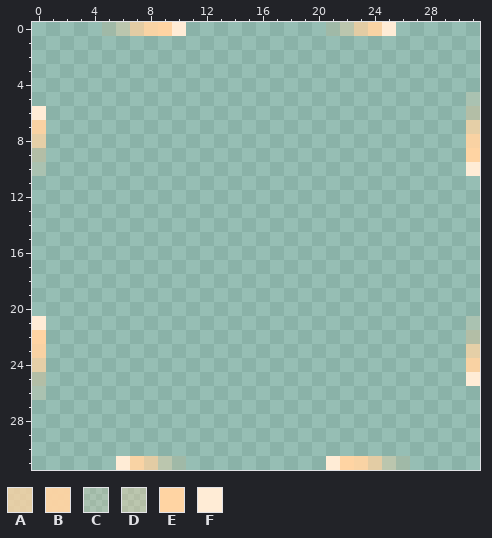
Pixel-art sprite: InParallel Art Assets/ComponentHover6.png. Above is the file before it was changed.
The file is 32x32 pixels. Colours within 5 levels of each other are drawn and written as one.
Palette (. is transparent): A #ffd4a3c1  B #ffd4a3f1  C #ffd4a331  D #ffd4a359  E #ffd4a3  F #ffecd6
The same view after the edit:
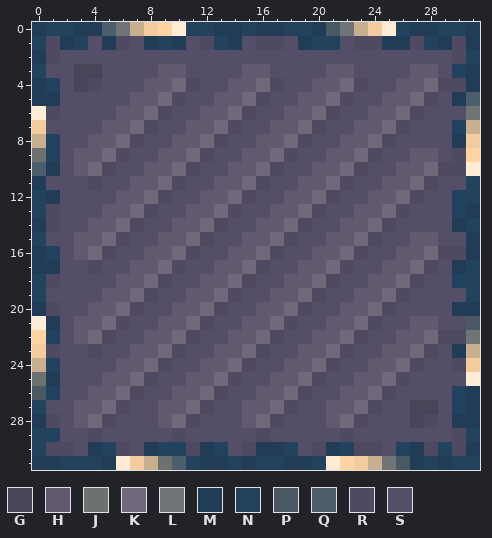
Colours new in this view: G #484459  H #605970  J #6d7170  K #71687b  L #6f7476  M #203c56  N #23425e  P #4a5964  Q #4d5e6b  R #4f4a62  S #544e68
The author wrote: Add files via upload Hover Sprites with Compinent tiles added in the backgrund.
Diff:
colour A: #ffd4a3c1 -> #c8af90
colour B: #ffd4a3f1 -> #f2cb9f
y 0: x 0..6 .....CD -> MNNMMQL; x 11..22 ..........CD -> NNMMNMMNNMPL; x 26..31 ...... -> NMMNNM
y 1: x 0..31 ................................ -> NRMNSMRSMNMSRNMSRRSMNNSRRMMRNMRM
y 2: x 0..31 ................................ -> MRSSSSSSSSSSSSSSSSSSSSSSSSSSSSRN
y 3: x 0..31 ................................ -> NSSGGSSSSHHSSSSHHSSSSHHSSSSHHSNM
y 4: x 0..31 ................................ -> MNSGRSSSHHKRSSHHKRSSHHKRSSHHKRRM
y 5: x 0..31 ...............................C -> MMSSSSSHHKRSSHHKRSSHHKRSSHHKRSMQ
y 6: x 1..31 ..............................D -> RSSSSHHKRSSHHKRSSHHKRSSHHKRSSSL
y 7: x 1..30 .............................. -> SSSSHHKRSSHHKRSSHHKRSSHHKRSSSN
y 8: x 1..30 .............................. -> NSSHHKRSSHHKRSSHHKRSSHHKRSSSSM
y 9: x 0..30 D.............................. -> JNSHHKRSSHHKRSSHHKRSSHHKRSSHHSR
y 10: x 0..30 C.............................. -> QMSHKRSSHHKRSSHHKRSSHHKRSSHHKRR
y 11: x 0..31 ................................ -> MSSSRSSHHKRSSHHKRSSHHKRSSHHKRSSN
y 12: x 0..31 ................................ -> NMSSSSHHKRSSHHKRSSHHKRSSHHKRSSNN
y 13: x 0..31 ................................ -> NRSSSHHKRSSHHKRSSHHKRSSHHKRSSSNM
y 14: x 0..31 ................................ -> MRSSHHKRSSHHKRSSHHKRSSHHKRSSSSMN
y 15: x 0..31 ................................ -> NSSHHKRSSHHKRSSHHKRSSHHKRSSHHSSM
y 16: x 0..31 ................................ -> MNSHKRSSHHKRSSHHKRSSHHKRSSHHKRRM
y 17: x 0..31 ................................ -> MMSSRSSHHKRSSHHKRSSHHKRSSHHKRSMN
y 18: x 0..31 ................................ -> NRSSSSHHKRSSHHKRSSHHKRSSHHKRSSNN
y 19: x 0..31 ................................ -> NSSSSHHKRSSHHKRSSHHKRSSHHKRSSSSN
y 20: x 0..31 ................................ -> MRSSHHKRSSHHKRSSHHKRSSHHKRSSSSMM
y 21: x 1..31 ..............................C -> MSHHKRSSHHKRSSHHKRSSHHKRSSHHSSP
y 22: x 1..31 ..............................D -> NSHKRSSHHKRSSHHKRSSHHKRSSHHKRRL
y 23: x 1..30 .............................. -> RSSRSSHHKRSSHHKRSSHHKRSSHHKRSM
y 24: x 1..30 .............................. -> NSSSSHHKRSSHHKRSSHHKRSSHHKRSSR
y 25: x 0..30 D.............................. -> JMSSSHHKRSSHHKRSSHHKRSSHHKRSSSS
y 26: x 0..31 C............................... -> PNSSHHKRSSHHKRSSHHKRSSHHKRSSSSNM
y 27: x 0..31 ................................ -> NSSHHKRSSHHKRSSHHKRSSHHKRSSGGSNM
y 28: x 0..31 ................................ -> MRSHKRSSSHKRSSSHKRSSSHKRSSSGRSMM
y 29: x 0..31 ................................ -> NNSSRSSSSSRSSSSSRSSSSSRSSSSSSSRN
y 30: x 0..31 ................................ -> NRRSMNRSMNNRMNSRMMNSRMNRRSNMRNRM
y 31: x 0..5 ...... -> MMNNNM; x 9..20 DC.......... -> JQNMMNMNNMMN; x 25..31 DC..... -> LPMNMNN
Pixel boxes of the changes (left, top, right, bottom) in both pictures:
changed: (32, 22, 480, 470)
